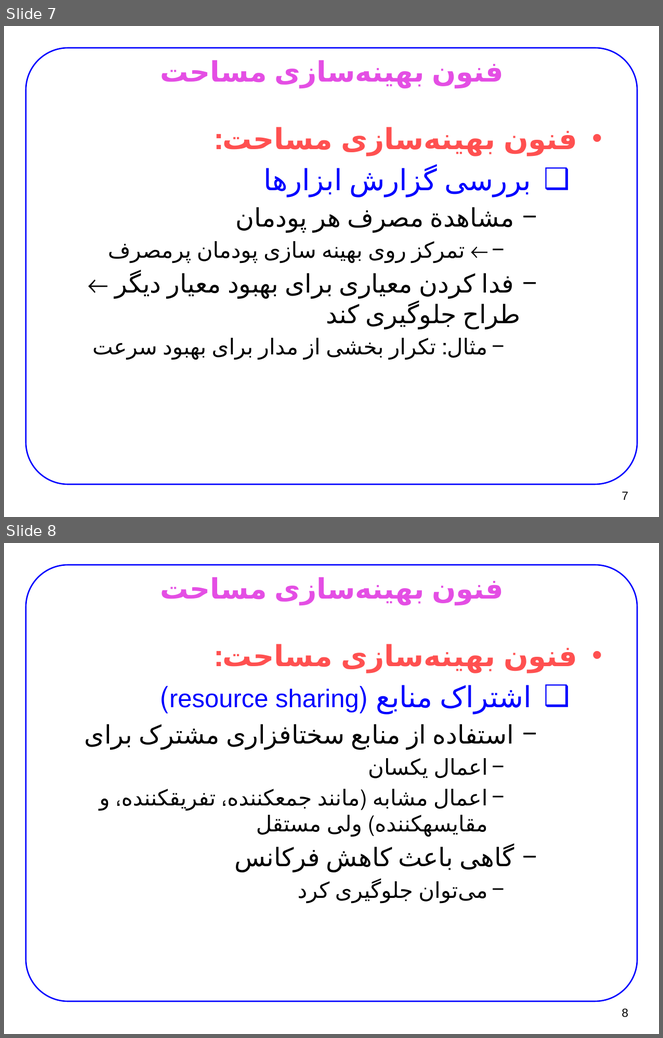
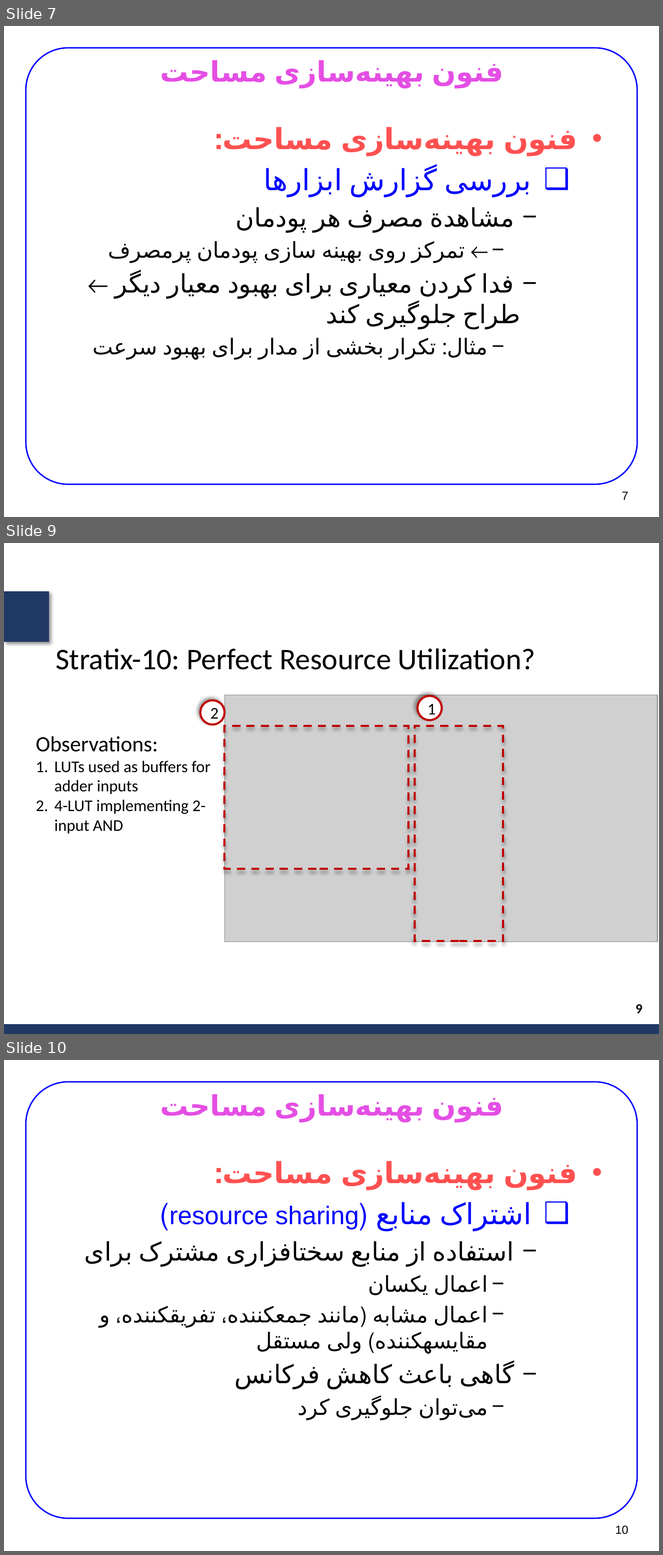
Before and after one commit to ib699/uni, a slide deck: 1402-1403-second-term/FPGA/D12-Area Optimization.pptx. Shown one above the other, each under a label of ours: slides 7 and 8 before the commit, slides 7, 9 and 10 after it; the slides between them are not shown. The pictures are 663x1038 and 663x1555 pixels, drawn with LibreOffice and Linux fonts; fonts in the diff are those of the drawing; grey boxes stand for pictures. Boxes give left, top, right and bottom in pixels: in the first picture for what was removed or moved away, otherwise in the second. Text is boxed around its words. In the diff, an @@ line names an element or a change of style, - is before the commit and + after.

```diff
--- a/1402-1403-second-term/FPGA/D12-Area Optimization.pptx
+++ b/1402-1403-second-term/FPGA/D12-Area Optimization.pptx
@@ slide 9 added at box(4, 543, 659, 1034), background #FFFFFF @@
@@ rectangle added at box(4, 591, 49, 642), fill #203864 @@
@@ title added at box(55, 649, 535, 670), 33 pt, text #000000 @@
+Stratix-10: Perfect Resource Utilization?
@@ picture added at box(225, 695, 658, 942) @@
@@ ellipse added at box(417, 696, 442, 720), fill #FFFFFF, outline #C00000 2.25 pt, 18 pt, text #000000 @@
+1
@@ ellipse added at box(201, 700, 225, 724), fill #FFFFFF, outline #C00000 2.25 pt, 18 pt, text #000000 @@
+2
@@ rectangle added at box(225, 727, 409, 869), outline #C00000 2.25 pt dashed @@
@@ rectangle added at box(415, 727, 503, 942), outline #C00000 2.25 pt dashed @@
@@ text added at box(36, 736, 210, 834), 18 pt, text #000000 @@
+Observations:
+1. LUTs used as buffers for adder inputs
+2. 4-LUT implementing 2-input AND
@@ page number added at box(636, 1004, 643, 1014), 15 pt, text #000000, bold @@
+9
@@ rectangle added at box(4, 1025, 659, 1034), fill #203864 @@
@@ what was slide 8 is now slide 10 @@
@@ page number at box(616, 1526, 629, 1535): text changed @@
-8
+10
```
Also in this commit, not shown: 1 other slide added, 53 other files.
